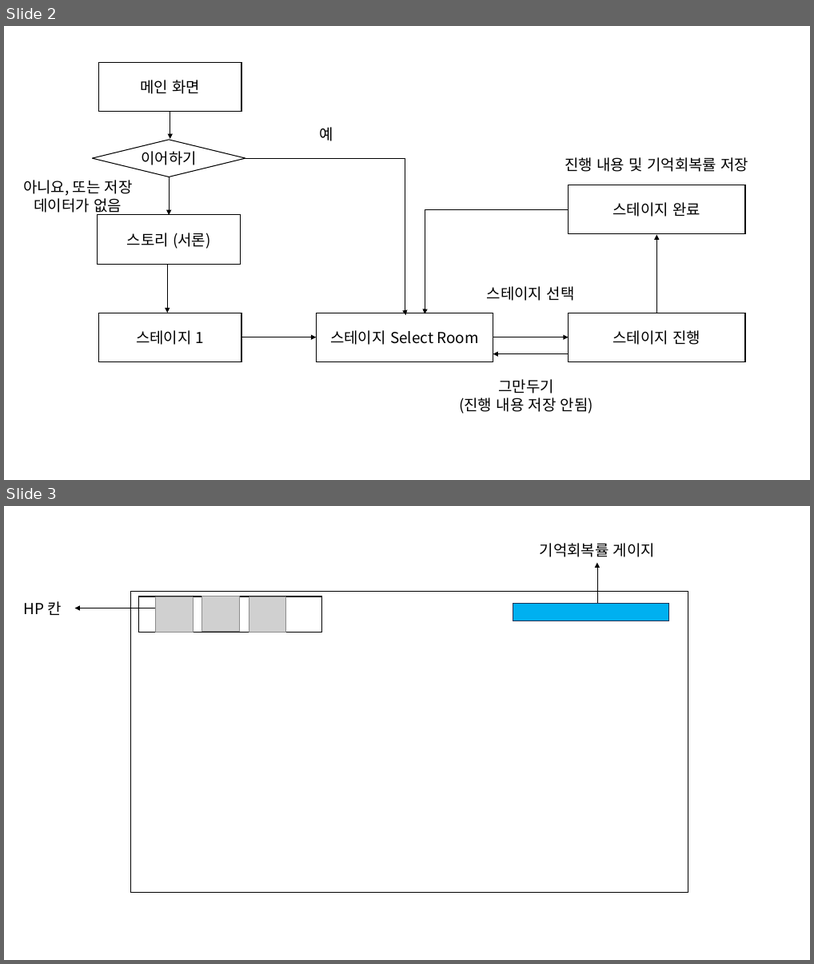
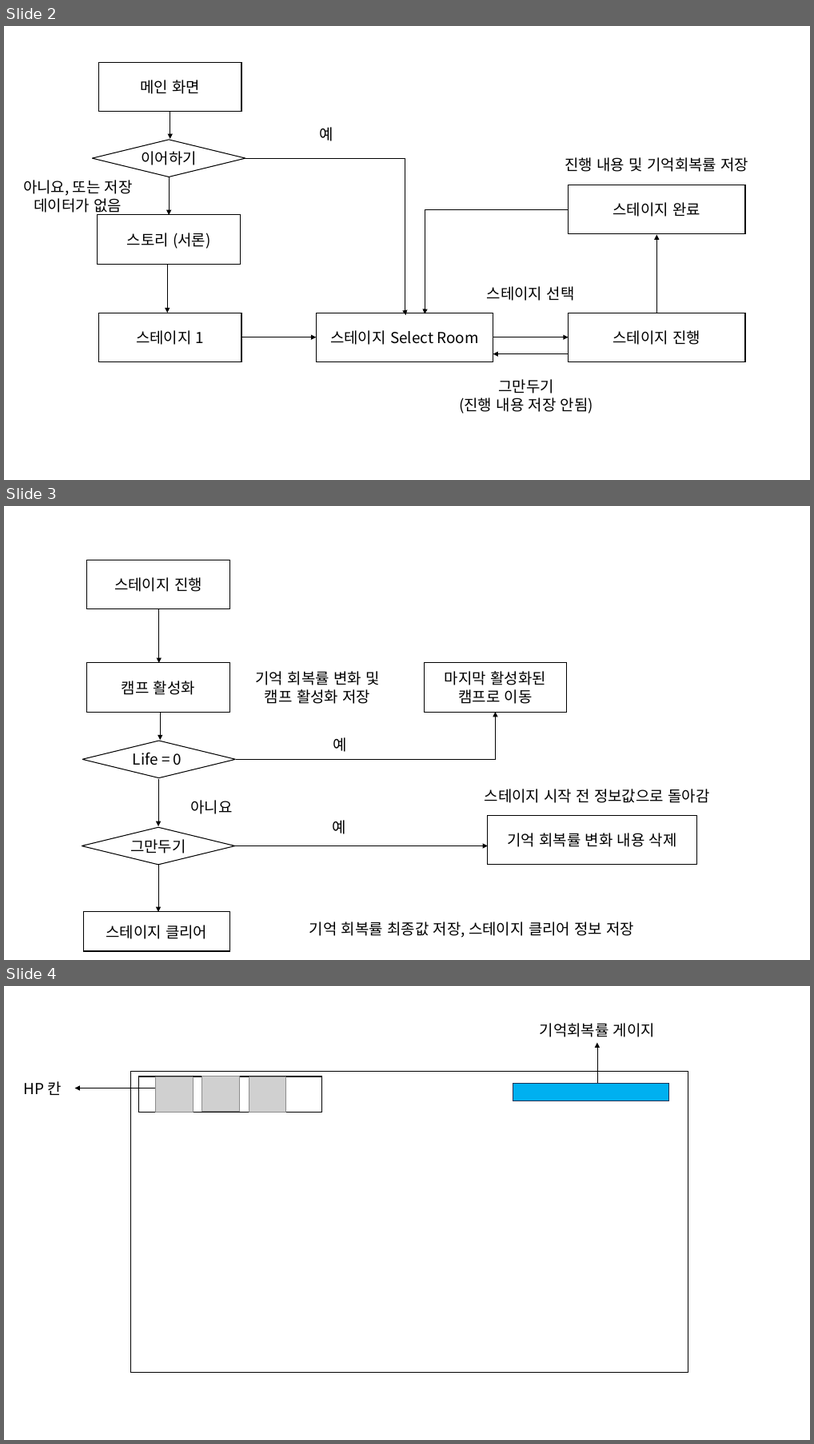
Before and after one commit to SBS-Academy-Team-Cube/Trip_of_Memories, a slide deck: Documents/Trip of memories SYSTEM Flow Chart.pptx. Shown one above the other, each under a label of ours: slides 2 and 3 before the commit, slides 2, 3 and 4 after it. The pictures are 814x964 and 814x1444 pixels, drawn with LibreOffice and Linux fonts; fonts in the diff are those of the drawing; grey boxes stand for pictures. Boxes give left, top, right and bottom in pixels: in the first picture for what was removed or moved away, otherwise in the second. Text is boxed around its words. In the diff, an @@ line names an element or a change of style, - is before the commit and + after.

```diff
--- a/Documents/Trip of memories SYSTEM Flow Chart.pptx
+++ b/Documents/Trip of memories SYSTEM Flow Chart.pptx
@@ slide 3 added at bbox=[4, 506, 810, 960], background #FFFFFF @@
@@ rectangle added at bbox=[87, 560, 230, 609], outline #000000 1 pt, 18 pt, text #000000 @@
+스테이지 진행
@@ arrow added from (159, 609) to (159, 663), #000000 0.5 pt @@
@@ rectangle added at bbox=[87, 663, 230, 712], outline #000000 1 pt, 18 pt, text #000000 @@
+캠프 활성화
@@ text added at bbox=[256, 671, 379, 704], 18 pt, text #000000 @@
+기억 회복률 변화 및 캠프 활성화 저장
@@ rectangle added at bbox=[425, 663, 567, 712], outline #000000 1 pt, 18 pt, text #000000 @@
+마지막 활성화된 캠프로 이동
@@ arrow added from (160, 712) to (160, 740), #000000 0.5 pt @@
@@ elbow arrow added from (236, 759) to (496, 712), #000000 0.5 pt @@
@@ diamond added at bbox=[82, 740, 236, 778], outline #000000 1 pt, 18 pt, text #000000 @@
+Life = 0
@@ text added at bbox=[333, 737, 346, 752], 18 pt, text #000000 @@
+예
@@ arrow added from (158, 779) to (158, 826), #000000 0.5 pt @@
@@ text added at bbox=[485, 788, 710, 803], 18 pt, text #000000 @@
+스테이지 시작 전 정보값으로 돌아감
@@ text added at bbox=[190, 800, 232, 814], 18 pt, text #000000 @@
+아니요
@@ rectangle added at bbox=[488, 816, 698, 864], outline #000000 1 pt, 18 pt, text #000000 @@
+기억 회복률 변화 내용 삭제
@@ diamond added at bbox=[82, 828, 236, 864], outline #000000 1 pt, 18 pt, text #000000 @@
+그만두기
@@ text added at bbox=[332, 820, 346, 834], 18 pt, text #000000 @@
+예
@@ arrow added from (158, 864) to (158, 912), #000000 0.5 pt @@
@@ arrow added from (235, 846) to (488, 846), #000000 0.5 pt @@
@@ rectangle added at bbox=[83, 912, 230, 952], outline #000000 1 pt, 18 pt, text #000000 @@
+스테이지 클리어
@@ text added at bbox=[310, 921, 635, 937], 18 pt, text #000000 @@
+기억 회복률 최종값 저장, 스테이지 클리어 정보 저장
@@ what was slide 3 is now slide 4 @@
```
Also in this commit, not shown: 2 other files.
